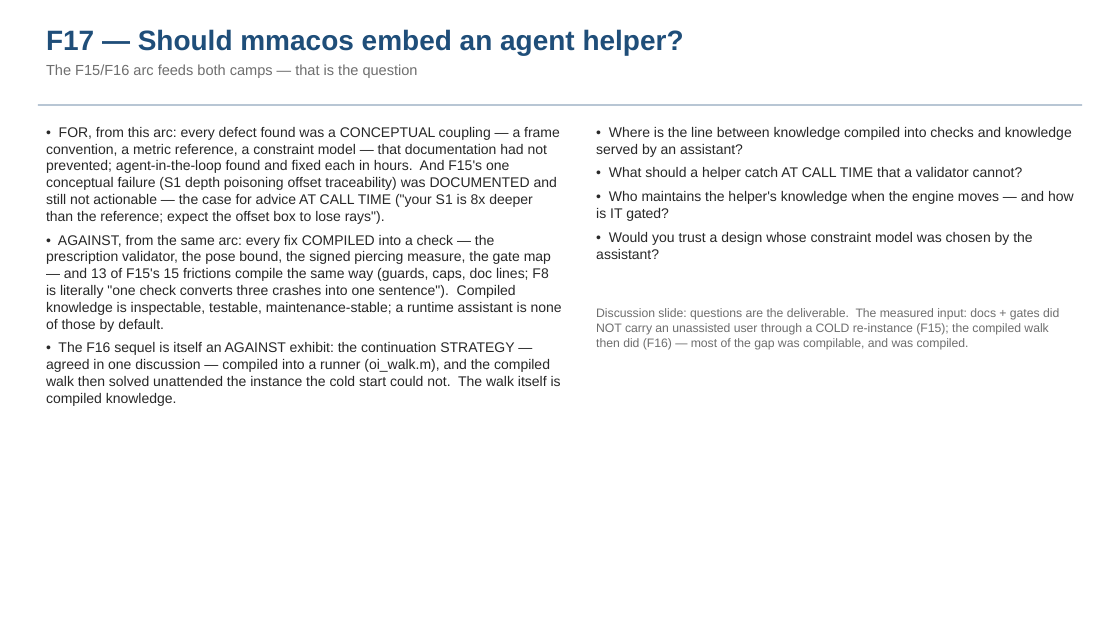
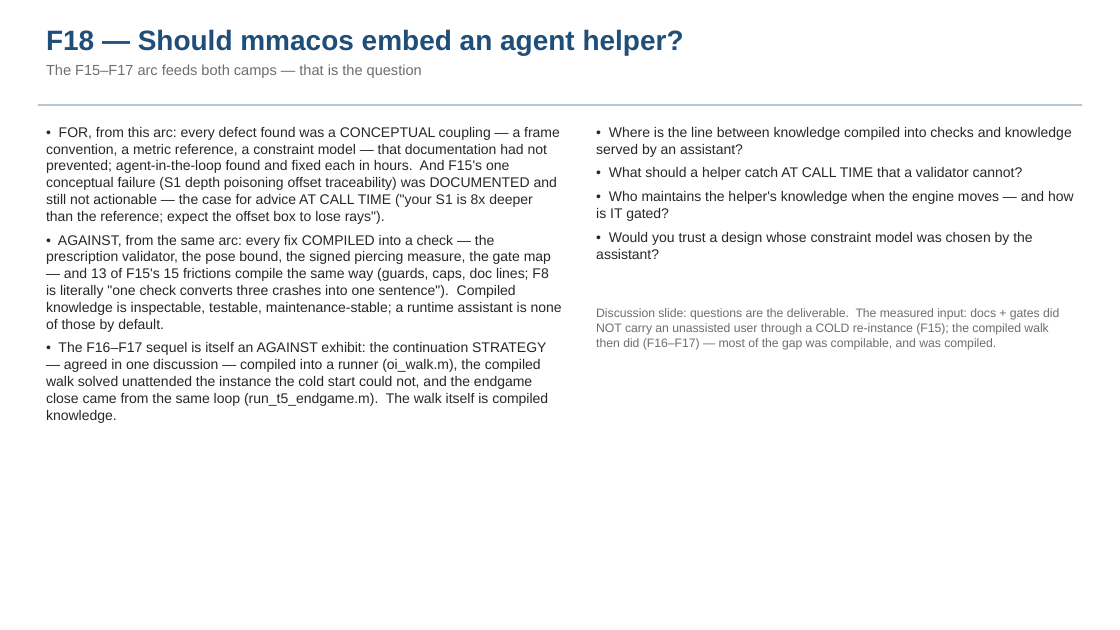
Before and after one commit to nasa-jpl/MACOS_resources, a slide deck: slide 19 of mmacos/challenges/rodgers3/deck_rodgers3_walk.pptx (slide 18 before the commit). Drawn at 1120x630 pixels with LibreOffice and Linux fonts; fonts in the diff are those of the drawing. Boxes give left, top, right and bottom in pixels: in the first picture for what was removed or moved away, otherwise in the second. Text is boxed around its words. In the diff, an @@ line names an element or a change of style, - is before the commit and + after.

```diff
--- a/mmacos/challenges/rodgers3/deck_rodgers3_walk.pptx
+++ b/mmacos/challenges/rodgers3/deck_rodgers3_walk.pptx
@@ text at <box>46,29,684,78</box>: text changed @@
-F17 — Should mmacos embed an agent helper?
-The F15/F16 arc feeds both camps — that is the question
+F18 — Should mmacos embed an agent helper?
+The F15–F17 arc feeds both camps — that is the question
@@ text at <box>596,308,1059,350</box>: text changed @@
-Discussion slide: questions are the deliverable. The measured input: docs + gates did NOT carry an unassisted user through a COLD re-instance (F15); the compiled walk then did (F16) — most of the gap was compilable, and was compiled.
+Discussion slide: questions are the deliverable. The measured input: docs + gates did NOT carry an unassisted user through a COLD re-instance (F15); the compiled walk then did (F16–F17) — most of the gap was compilable, and was compiled.
@@ text at <box>46,342,548,423</box>: text changed @@
-• The F16 sequel is itself an AGAINST exhibit: the continuation STRATEGY — agreed in one discussion — compiled into a runner (oi_walk.m), and the compiled walk then solved unattended the instance the cold start could not. The walk itself is compiled knowledge.
+• The F16–F17 sequel is itself an AGAINST exhibit: the continuation STRATEGY — agreed in one discussion — compiled into a runner (oi_walk.m), the compiled walk solved unattended the instance the cold start could not, and the endgame close came from the same loop (run_t5_endgame.m). The walk itself is compiled knowledge.
```
Also in this commit, not shown: 4 other slides changed, 1 slide added, 5 other files.
